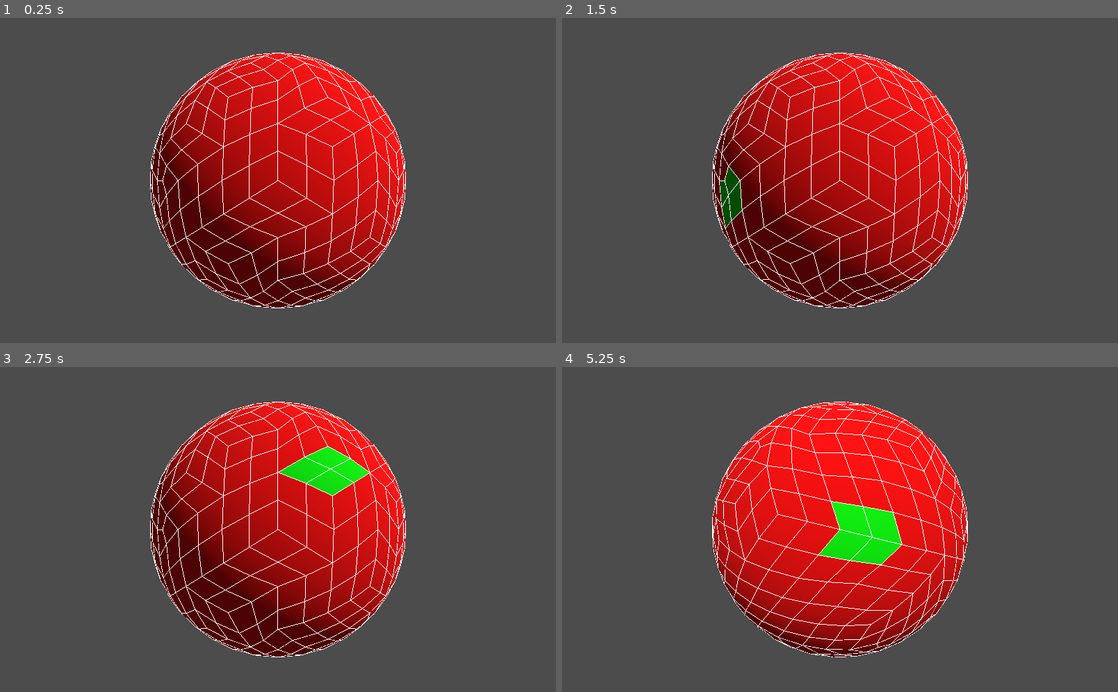
Above: before the commit, frames 1-4 (two rows, left to right).
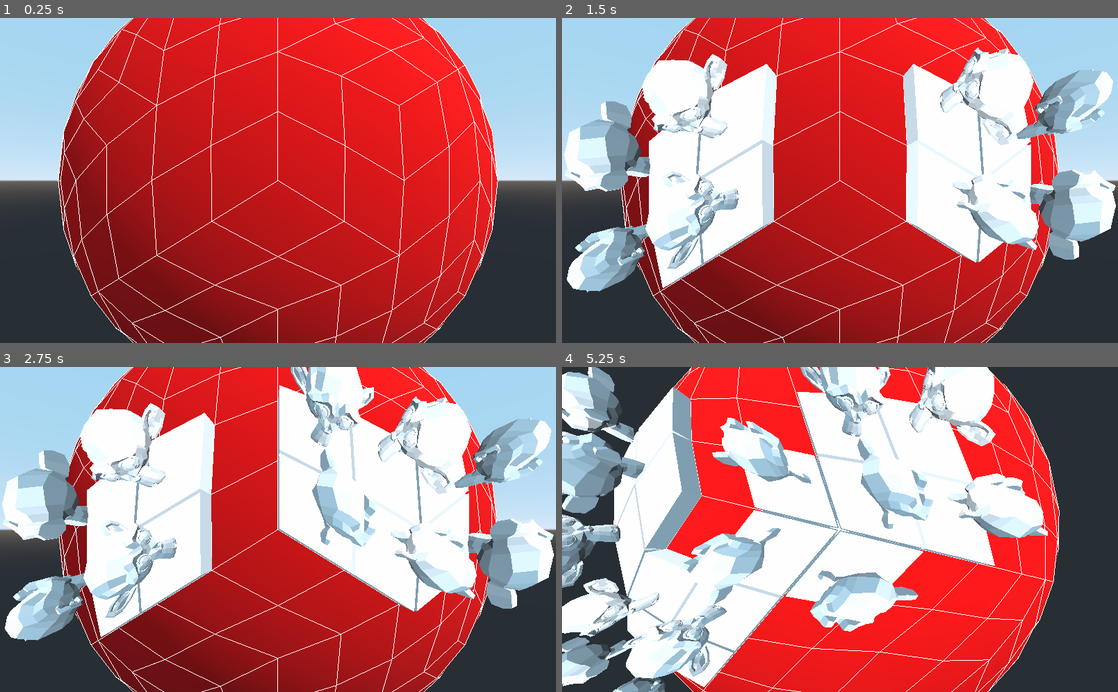
Above: after the commit, the same moments.

Repository: samuelbigos/globescaper
Game: Godot game, scene res://Game.tscn
Same seed, same stepped clock (60 frames per second), same inputs: the game is played once before the commit and once after it.
Inputs (mouse positions are in pixels of both pictures, inside the frame that each line leads up to):
- Up to frame 1 (0.25 s): no input
- Up to frame 2 (1.5 s): tap Enter at 0.5 s; move the mouse to (962, 164) at 0.52 s; click (962, 164) at 0.6 s; tap Space at 1.25 s; move the mouse to (728, 196) at 1.27 s; click (728, 196) at 1.35 s
- Up to frame 3 (2.75 s): tap Enter at 2 s; move the mouse to (333, 458) at 2.02 s; hold Right mouse button (mouse_right) from 2.03 s (still down); click (333, 458) at 2.3 s
- Up to frame 4 (5.25 s): tap Space at 2.75 s; move the mouse to (812, 594) at 2.77 s; release Right mouse button (mouse_right) at 2.78 s; click (812, 594) at 2.85 s; move the mouse to (1006, 578) at 3.52 s; click (1006, 578) at 3.6 s; move the mouse to (673, 480) at 4.27 s; right-click (673, 480) at 4.35 s; click (673, 480) at 4.55 s; tap Enter at 5 s; move the mouse to (867, 529) at 5.02 s; click (867, 529) at 5.1 s

The runs differ from the first frame. In frame 1, 86% of the frame differs, in the area x 0-100%, y 0-100%; in frame 2, 90%; in frame 3, 95%; in frame 4, 98%.
Error before the commit: Invalid set index '77' (on base: 'Array') with value of type 'MeshInstance' (res://src/Game.gd:214)

Commit message:
- Project meshes onto the sphere grid with barycentric coords.

Diff:
--- a/Game.tscn
+++ b/Game.tscn
@@ -35,7 +35,7 @@
 [node name="VGimbal" type="Spatial" parent="HGimbal"]
 
 [node name="Camera" type="Camera" parent="HGimbal/VGimbal"]
-transform = Transform( 1, 0, 0, 0, 1, 0, 0, 0, 1, 0, 0, 2.07433 )
+transform = Transform( 1, 0, 0, 0, 1, 0, 0, 0, 1, 0, 0, 1.45602 )
 
 [node name="Area" type="Area" parent="."]
 
--- a/assets/base_prototypes.json
+++ b/assets/base_prototypes.json
@@ -9,6 +9,9 @@
       "negZ": "0s",
       "negY": "0i",
       "exclude": "",
+      "top": [0, 0, 0, 0],
+      "bot": [0, 0, 0, 0]
+
    },
    "1": {
       "mesh_name": "1000-0000",
@@ -20,6 +23,8 @@
       "negZ": "1f",
       "negY": "1",
       "exclude": "",
+      "top": [0, 0, 0, 0],
+      "bot": [1, 0, 0, 0]
    },
    "2": {
       "mesh_name": "1100-0000",
@@ -31,6 +36,8 @@
       "negZ": "1f",
       "negY": "2",
       "exclude": "",
+      "top": [0, 0, 0, 0],
+      "bot": [1, 1, 0, 0]
    },
    "3": {
       "mesh_name": "1110-0000",
@@ -42,6 +49,8 @@
       "negZ": "2s",
       "negY": "3",
       "exclude": "",
+      "top": [0, 0, 0, 0],
+      "bot": [1, 1, 1, 0]
    },
    "4": {
       "mesh_name": "1111-0000",
@@ -53,5 +62,7 @@
       "negZ": "2s",
       "negY": "1i",
       "exclude": "",
+      "top": [0, 0, 0, 0],
+      "bot": [1, 1, 1, 1]
    }
 }
--- /dev/null
+++ b/default_env.tres
@@ -0,0 +1,7 @@
+[gd_resource type="Environment" load_steps=2 format=2]
+
+[sub_resource type="ProceduralSky" id=1]
+
+[resource]
+background_mode = 2
+background_sky = SubResource( 1 )
--- a/project.godot
+++ b/project.godot
@@ -42,3 +42,7 @@
 "events": [ Object(InputEventMouseButton,"resource_local_to_scene":false,"resource_name":"","device":0,"alt":false,"shi …(212 unchanged characters)…
  ]
 }
+
+[rendering]
+
+environment/default_environment="res://default_env.tres"
--- a/src/Game.gd
+++ b/src/Game.gd
@@ -18,6 +18,8 @@
 	var n_negX = []
 	var n_negZ = []
 	var n_negY = []
+	var top = []
+	var bot = []
 
 const Icosphere = preload("Icosphere.gd")
 
@@ -39,11 +41,16 @@
 var _generated_wireframe := false
 var _icosphere_verts = []
 var _icosphere_polys = []
+var _vert_poly_neighbors = []
 var _prototypes = []
 var _voxels = []
 var _voxel_spheres = []
 var _tiles = []
 var _tile_meshes = []
+
+var _debug_generate = false
+var _debug_ratio = 0.0
+var _debug_mesh = null
 
 var _mouse_hover := false
 var _mouse_pos_on_globe := Vector3()
@@ -94,6 +101,8 @@
 		prototype.n_negX = []
 		prototype.n_negZ = []
 		prototype.n_negY = []
+		prototype.top = p["top"]
+		prototype.bot = p["bot"]
 
 		_prototypes.append(prototype)
 
@@ -124,6 +133,16 @@
 			new_p.n_negX = []
 			new_p.n_negY = []
 			new_p.n_negZ = []
+			new_p.top = []
+			new_p.top.append(prototype.top[(0 + i) % 4])
+			new_p.top.append(prototype.top[(1 + i) % 4])
+			new_p.top.append(prototype.top[(2 + i) % 4])
+			new_p.top.append(prototype.top[(3 + i) % 4])
+			new_p.bot = []
+			new_p.bot.append(prototype.bot[(0 + i) % 4])
+			new_p.bot.append(prototype.bot[(1 + i) % 4])
+			new_p.bot.append(prototype.bot[(2 + i) % 4])
+			new_p.bot.append(prototype.bot[(3 + i) % 4])
 			_prototypes.append(new_p)
 
 	# calculate valid neighbors
@@ -192,8 +211,21 @@
 
 	_voxels = []
 	_voxels.resize(_icosphere_verts.size())
+	_voxel_spheres.resize(_icosphere_verts.size())
 	for i in range(0, _voxels.size()):
 		_voxels[i] = 0
+
+	# build a dictionary of all poly neighbors for each vert.
+	_vert_poly_neighbors.resize(_icosphere_verts.size())
+	for i in range(0, _icosphere_verts.size()):
+		_vert_poly_neighbors[i] = []
+
+	for i in range(0, _icosphere_polys.size()):
+		for j in range(0, _icosphere_polys[i].neighbors.size()):
+			for v in range(0, _icosphere_polys[i].neighbors[j].v.size()):
+				var vert = _icosphere_polys[i].neighbors[j].v[v]
+				if not _vert_poly_neighbors[vert].has(_icosphere_polys[i].neighbors[j]):
+					_vert_poly_neighbors[vert].append(_icosphere_polys[i].neighbors[j])
 
 	_generated = true
 
@@ -214,12 +246,156 @@
 		_voxel_spheres[closest_vert] = voxel
 		add_child(voxel)
 
-
+		_debug_generate = true
+		_debug_ratio = 1.0
+
+	if _debug_generate:
+		_debug_generate = false
+		#_debug_ratio = min(1.0, _debug_ratio + delta * 0.05)
+
+		if _debug_mesh != null:
+			remove_child(_debug_mesh)
+
+		for i in range(_icosphere_polys.size()):
+			var poly = _icosphere_polys[i] as Icosphere.Quad
+			# build an array of corners we need to match
+			var corners = []
+			corners.append(_voxels[poly.v[0]]) # bottom
+			corners.append(_voxels[poly.v[1]]) # bottom
+			corners.append(_voxels[poly.v[2]]) # bottom
+			corners.append(_voxels[poly.v[3]]) # bottom
+			corners.append(0) # top
+			corners.append(0) # top
+			corners.append(0) # top
+			corners.append(0) # top
+
+			if not corners.has(1):
+				continue
+
+			# find a prototype that matches
+			var matched = false
+			var matched_prot = null
+			for prototype in _prototypes:
+				if prototype.bot[0] == corners[0] and \
+					prototype.bot[1] == corners[1] and \
+					prototype.bot[2] == corners[2] and \
+					prototype.bot[3] == corners[3] and \
+					prototype.top[0] == corners[4] and \
+					prototype.top[1] == corners[5] and \
+					prototype.top[2] == corners[6] and \
+					prototype.top[3] == corners[7]:
+
+					matched = true
+					matched_prot = prototype
+					break
+
+			if matched:
+				#var tile_mesh : Mesh = load("res://assets/tiles/" + matched_prot.mesh + ".obj")
+				var tile_mesh : Mesh = load("res://assets/tiles/" + "cube_monkey" + ".obj")
+				var tile_arrays = tile_mesh.surface_get_arrays(0)
+
+				### transform the mesh to fit the tile
+				# get the final position of all the corner verts
+				var corner_verts_pos = []
+				corner_verts_pos.append(_icosphere_verts[poly.v[0]]) # bot
+				corner_verts_pos.append(_icosphere_verts[poly.v[1]]) # bot
+				corner_verts_pos.append(_icosphere_verts[poly.v[2]]) # bot
+				corner_verts_pos.append(_icosphere_verts[poly.v[3]]) # bot
+				corner_verts_pos.append(_icosphere_verts[poly.v[0]] * 1.25) # top
+				corner_verts_pos.append(_icosphere_verts[poly.v[1]] * 1.25) # top
+				corner_verts_pos.append(_icosphere_verts[poly.v[2]] * 1.25) # top
+				corner_verts_pos.append(_icosphere_verts[poly.v[3]] * 1.25) # top
+
+				var tile_centre = _icosphere_verts[poly.v[0]]
+				tile_centre += _icosphere_verts[poly.v[1]]
+				tile_centre += _icosphere_verts[poly.v[2]]
+				tile_centre += _icosphere_verts[poly.v[3]]
+				tile_centre /= 4.0
+
+				var trans := Transform.IDENTITY
+				# rotate so that up is always the surface normal
+				var n = tile_centre.normalized()
+				var r = Vector3(0.0, 1.0, 0.0)
+				var e = r.cross(n).normalized()
+				var d = n.cross(e).normalized()
+				trans *= Transform(e, n, -d, Vector3(0.0, 0.0, 0.0))
+				# elevate out of the sphere
+				trans.origin += tile_centre.normalized() * 0.5
+				# rescale
+				trans = trans.scaled(Vector3(0.1, 0.1, 0.1))
+
+				# the 8 corners of the mesh
+				var cube_corners = []
+				cube_corners.append(Vector3(-1.0, -1.0, -1.0))
+				cube_corners.append(Vector3(1.0, -1.0, -1.0))
+				cube_corners.append(Vector3(1.0, -1.0, 1.0))
+				cube_corners.append(Vector3(-1.0, -1.0, 1.0))
+				cube_corners.append(Vector3(-1.0, 1.0, -1.0))
+				cube_corners.append(Vector3(1.0, 1.0, -1.0))
+				cube_corners.append(Vector3(1.0, 1.0, 1.0))
+				cube_corners.append(Vector3(-1.0, 1.0, 1.0))
+
+				var colours = PoolColorArray()
+				for c in range(0, tile_arrays[Mesh.ARRAY_VERTEX].size()):
+					colours.append(Color.white)
+
+				tile_arrays[Mesh.ARRAY_COLOR] = colours
+
+				# transform each vert in the prototype mesh
+				for v in range(0, tile_arrays[Mesh.ARRAY_VERTEX].size()):
+					var vert : Vector3 = tile_arrays[Mesh.ARRAY_VERTEX][v]
+					var vert_height = vert.y + 1.0
+
+					var tri1 = [ cube_corners[0], cube_corners[1], cube_corners[2] ]
+					var tri2 = [ cube_corners[2], cube_corners[3], cube_corners[0] ]
+
+					var bary_coords_1 = {}
+					var bary_coords_2 = {}
+					barycentric(vert, tri1[0], tri1[1], tri1[2], bary_coords_1)
+					barycentric(vert, tri2[0], tri2[1], tri2[2], bary_coords_2)
+
+					var col = Color()
+					var new_vert = Vector3(0.0, 0.0, 0.0)
+					if bary_coords_1["v"] >= 0.0 and bary_coords_1["w"] >= 0.0 and bary_coords_1["u"] >= 0.0:
+						new_vert += (corner_verts_pos[0] - tile_centre) * bary_coords_1["u"]
+						new_vert += (corner_verts_pos[1] - tile_centre) * bary_coords_1["v"]
+						new_vert += (corner_verts_pos[2] - tile_centre) * bary_coords_1["w"]
+					else:
+						new_vert += (corner_verts_pos[2] - tile_centre) * bary_coords_2["u"]
+						new_vert += (corner_verts_pos[3] - tile_centre) * bary_coords_2["v"]
+						new_vert += (corner_verts_pos[0] - tile_centre) * bary_coords_2["w"]
+
+					new_vert = new_vert + (tile_centre.normalized() * vert_height) * 0.1
+
+					var ratio = _debug_ratio
+					tile_arrays[Mesh.ARRAY_VERTEX][v] = new_vert * ratio + vert * (1.0 - ratio) * 0.5
+
+					if vert.x == -1.0 and vert.z == 1.0:
+						tile_arrays[Mesh.ARRAY_COLOR][v] = Color.red
+					if vert.x == 1.0 and vert.z == 1.0:
+						tile_arrays[Mesh.ARRAY_COLOR][v] = Color.green
+					if vert.x == 1.0 and vert.z == -1.0:
+						tile_arrays[Mesh.ARRAY_COLOR][v] = Color.blue
+					if vert.x == -1.0 and vert.z == -1.0:
+						tile_arrays[Mesh.ARRAY_COLOR][v] = Color.yellow
+
+					tile_arrays[Mesh.ARRAY_COLOR][v] = Color.white
+
+				### create the mesh instance
+				var tile = MeshInstance.new()
+				var tile_arraymesh = ArrayMesh.new()
+				tile_arraymesh.add_surface_from_arrays(Mesh.PRIMITIVE_TRIANGLES, tile_arrays)
+				tile_arraymesh.surface_set_material(0, material)
+
+				tile.set_mesh(tile_arraymesh)
+				tile.transform.origin = tile_centre
+
+				#_debug_mesh = tile
+				add_child(tile)
 
 	var colours = {}
-	for poly in _icosphere_polys:
-		if poly.v.has(closest_vert):
-			colours[poly] = Color.green
+	for poly in _vert_poly_neighbors[closest_vert]:
+		colours[poly] = Color.green
 
 	var globe_mesh = ArrayMesh.new()
 	var globe_mesh_array = _icosphere.get_icosphere_mesh(_icosphere_polys, _icosphere_verts, colours)
@@ -232,6 +408,20 @@
 	globe_wireframe_mesh.add_surface_from_arrays(Mesh.PRIMITIVE_LINES, globe_wireframe_array)
 	_globe_wireframe.set_mesh(globe_wireframe_mesh)
 
+func barycentric(var p : Vector3, var a : Vector3, var b : Vector3, var c : Vector3, var output):
+	var v0 = b - a
+	var v1 = c - a
+	var v2 = p - a
+	var d00 = v0.dot(v0)
+	var d01 = v0.dot(v1)
+	var d11 = v1.dot(v1)
+	var d20 = v2.dot(v0)
+	var d21 = v2.dot(v1)
+	var denom = d00 * d11 - d01 * d01
+	output["v"] = (d11 * d20 - d01 * d21) / denom
+	output["w"] = (d00 * d21 - d01 * d20) / denom
+	output["u"] = 1.0 - output["v"] - output["w"]
+
 func set_iterations(val : int) -> void:
 	iterations = val
 	if _generated:
Not shown, added: assets/tiles/cube.mtl
Not shown, added: assets/tiles/cube.obj.import
Not shown, added: assets/tiles/cube_monkey.mtl
Not shown, added: assets/tiles/cube_monkey.obj
Not shown, added: assets/tiles/cube_monkey.obj.import
Not shown, added: assets/tiles/cube_sub.mtl
Not shown, added: assets/tiles/cube_sub.obj
Not shown, added: assets/tiles/cube_sub.obj.import
